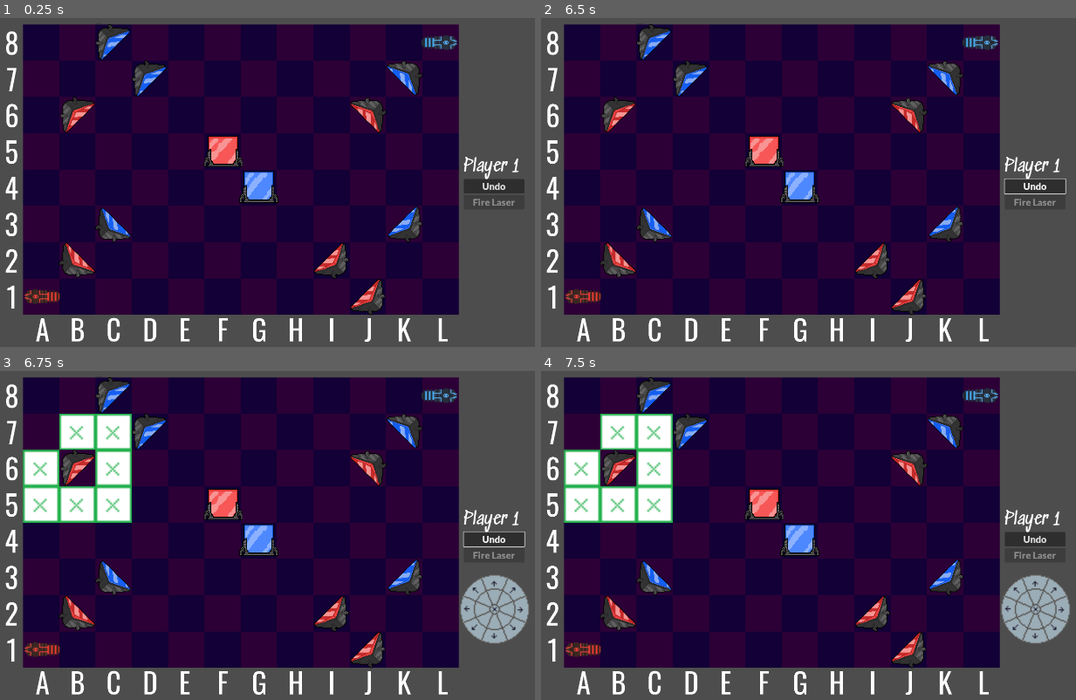
Above: before the commit, frames 1-4 (two rows, left to right).
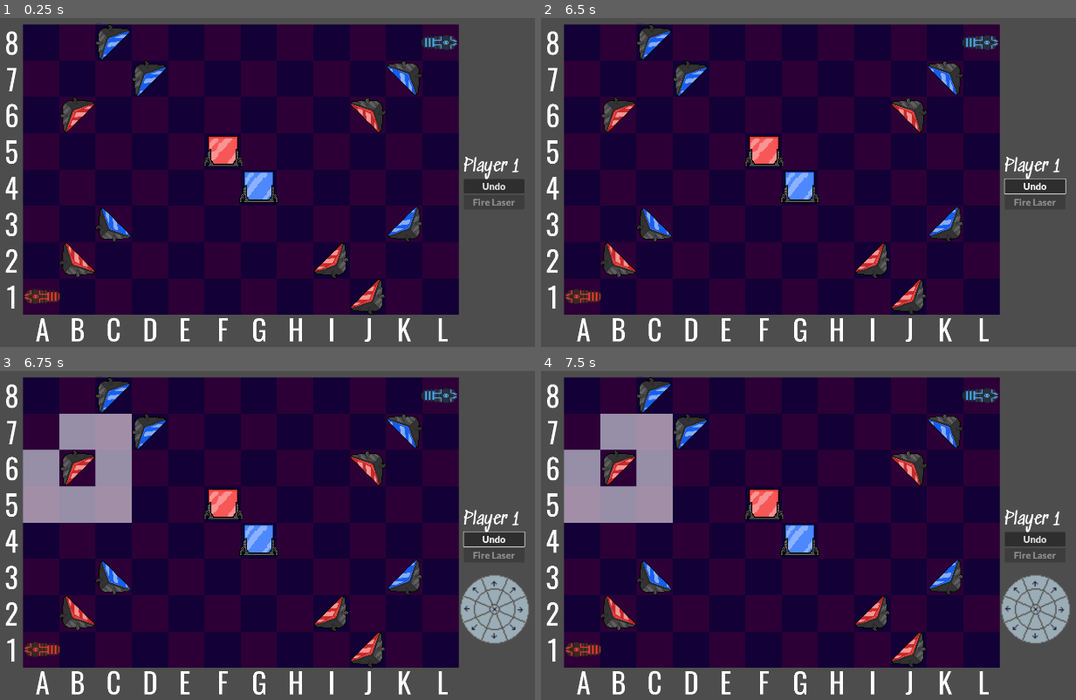
Above: after the commit, the same moments.

Repository: mzbrubak/Reflectix
Game: Godot game, scene res://Scenes/main.tscn
Two runs of this game, one before a commit and one after it. Both use one fixed random seed, a clock stepped at 60 frames per second and the inputs below.
Inputs (mouse positions are in pixels of both pictures, inside the frame that each line leads up to):
- Up to frame 1 (0.25 s): no input
- Up to frame 2 (6.5 s): click "Undo" at 0.5 s; click "Undo" at 1.25 s; click "Undo" at 2 s; tap Enter at 2.75, 4.25, 5.75 s; move the mouse to (969, 169) at 2.77 s; click (969, 169) at 2.92 s; tap Space at 3.5, 5 s; move the mouse to (680, 208) at 3.52 s; click (680, 208) at 3.67 s; move the mouse to (888, 100) at 4.27 s; click (888, 100) at 4.42 s; move the mouse to (781, 264) at 5.02 s; click (781, 264) at 5.17 s; move the mouse to (1027, 245) at 5.77 s; click (1027, 245) at 5.92 s
- Up to frame 3 (6.75 s): tap Space at 6.5 s; move the mouse to (69, 482) at 6.52 s; click (69, 482) at 6.67 s
- Up to frame 4 (7.5 s): click (1033, 607) at 7.25 s

Frames 1-2 are identical in both runs. In frame 3, 5.3% of the frame differs, in the area x 4-25%, y 12-47%; in frame 4, 5.3%.

Commit message:
Make selector highlighted

Diff:
--- a/Scenes/selector.tscn
+++ b/Scenes/selector.tscn
@@ -1,6 +1,6 @@
 [gd_scene load_steps=5 format=3 uid="uid://twyd70pvvlew"]
 
-[ext_resource type="Texture2D" uid="uid://ckq7nkjs36ln4" path="res://img/select.png" id="1_j5r05"]
+[ext_resource type="Texture2D" uid="uid://m8ergxosolvi" path="res://img/select-white.png" id="2_7m152"]
 [ext_resource type="Script" path="res://Scenes/selector.gd" id="2_dhy8e"]
 [ext_resource type="Script" path="res://Scenes/selector_sprite_2d.gd" id="3_cir4s"]
 
@@ -12,7 +12,8 @@
 script = ExtResource("2_dhy8e")
 
 [node name="Sprite2D" type="Sprite2D" parent="."]
-texture = ExtResource("1_j5r05")
+modulate = Color(1, 1, 1, 0.560784)
+texture = ExtResource("2_7m152")
 script = ExtResource("3_cir4s")
 
 [node name="CollisionShape2D" type="CollisionShape2D" parent="."]
Binary file added: img/select-white.png
Not shown, added: img/select-white.png.import
